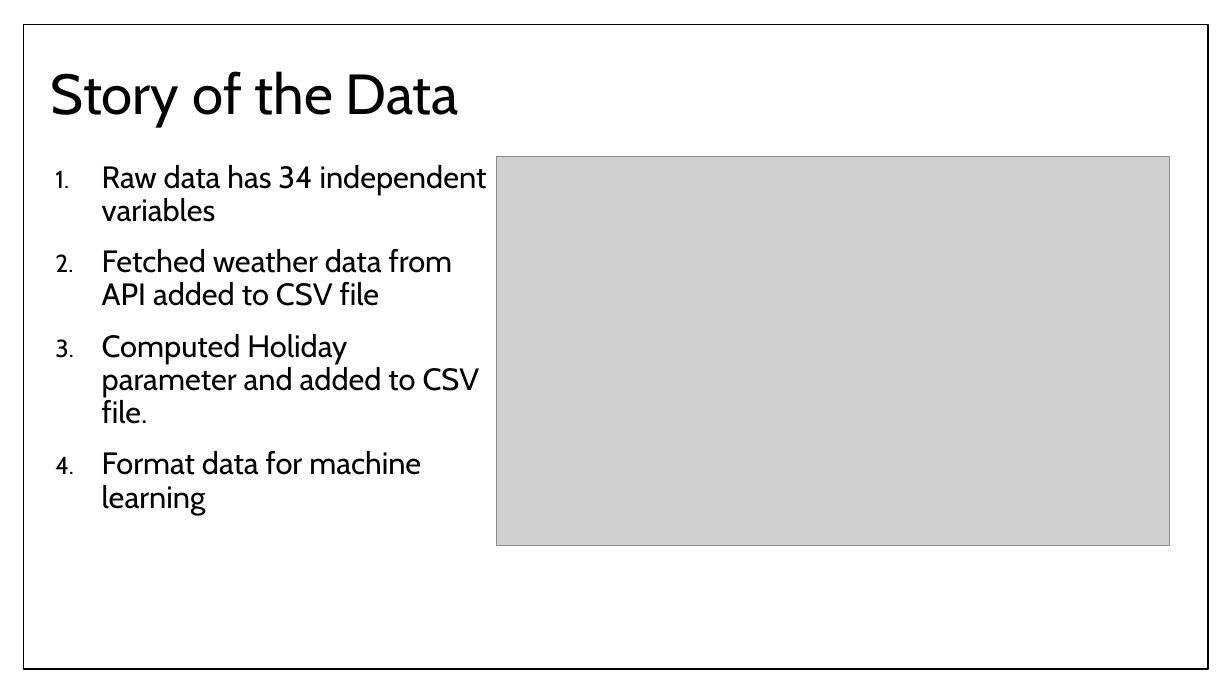
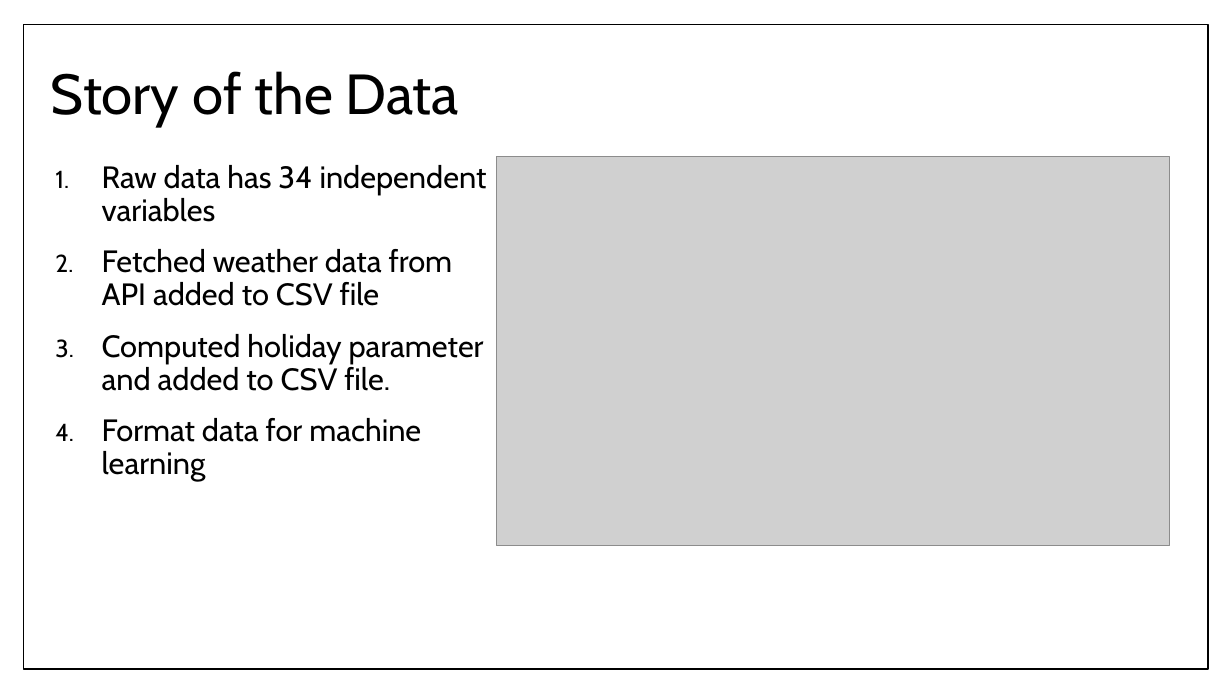
Before and after one commit to RoAjinkya/FlightDelay, a slide deck: slide 6 of docs/Final Presentation_FlightDelay.pptx. Drawn at 1232x693 pixels with LibreOffice and Linux fonts; fonts in the diff are those of the drawing; grey boxes stand for pictures. Boxes give left, top, right and bottom in pixels: in the first picture for what was removed or moved away, otherwise in the second. Text is boxed around its words. In the diff, an @@ line names an element or a change of style, - is before the commit and + after.

```diff
--- a/docs/Final Presentation_FlightDelay.pptx
+++ b/docs/Final Presentation_FlightDelay.pptx
@@ text at <box>102,334,484,391</box>: text changed @@
-3. Computed Holiday parameter and added to CSV file.
+3. Computed holiday parameter and added to CSV file.
```
Also in this commit, not shown: 6 other slides changed, 2 slides added, 1 slide removed.
